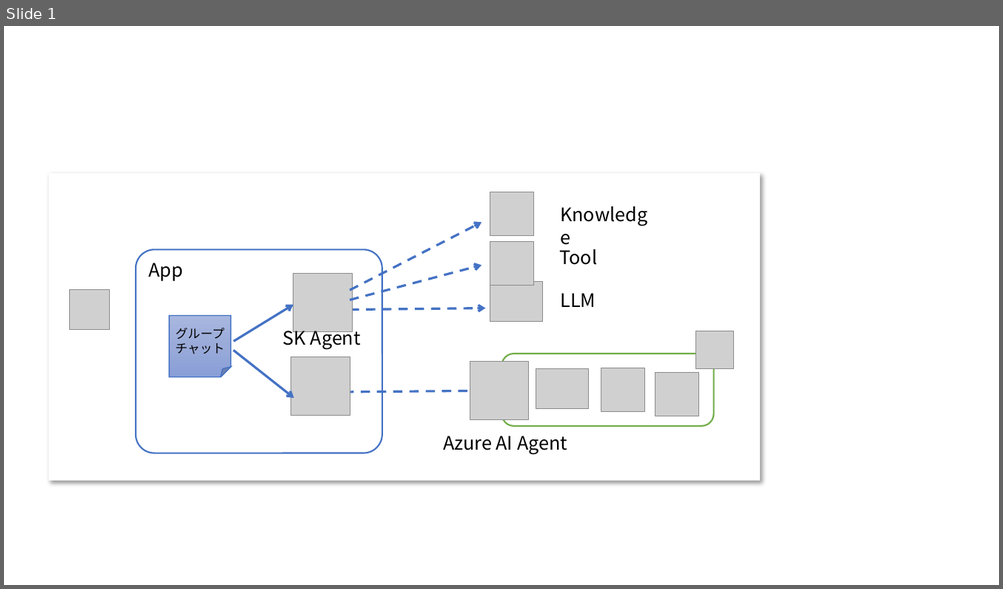
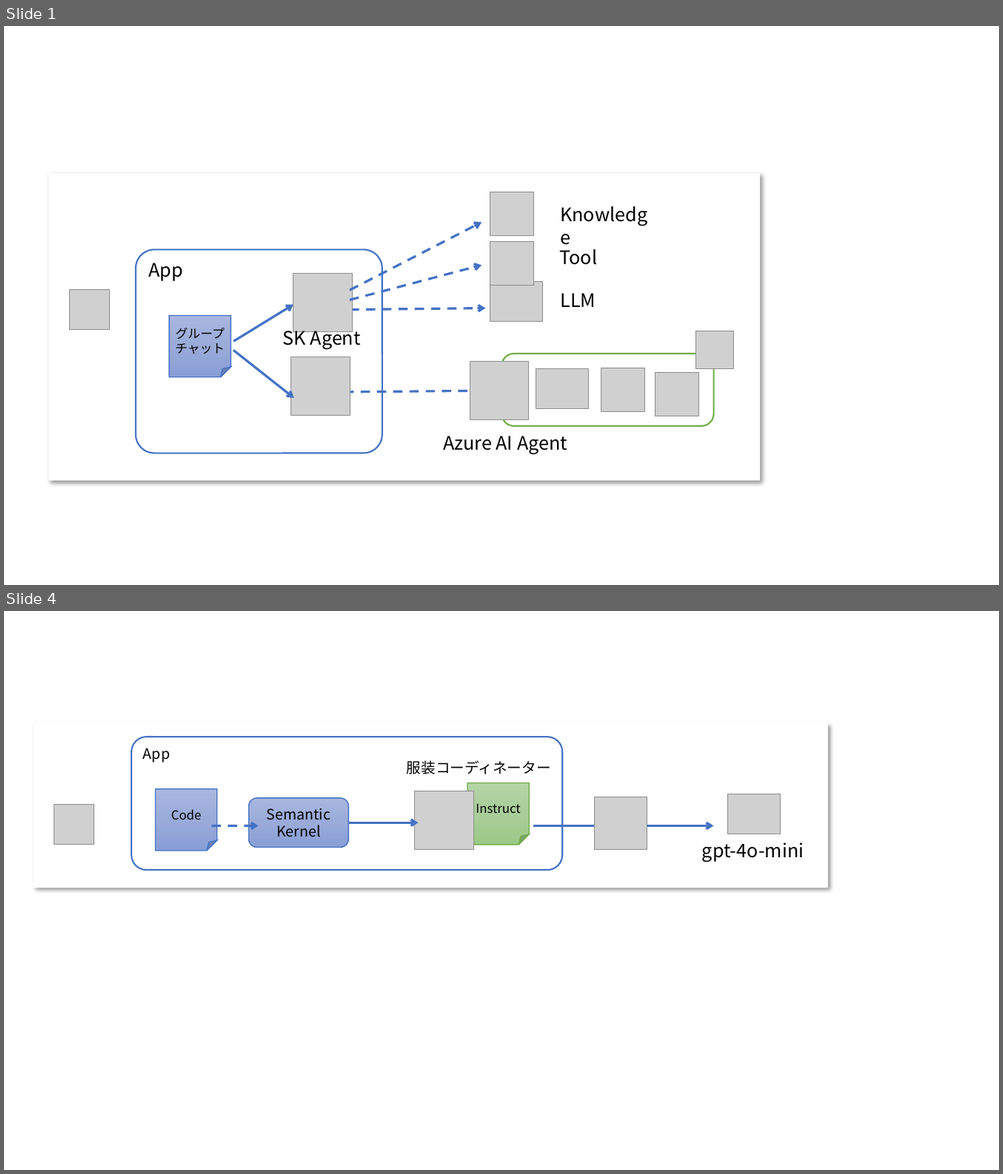
Before and after one commit to ayuina/ainaba-csa-blog, a slide deck: azureaiagent-with-semantickernel/images/figures.pptx. Shown one above the other, each under a label of ours: slide 1 before the commit, slides 1 and 4 after it; the slides between them are not shown. The pictures are 1003x589 and 1003x1174 pixels, drawn with LibreOffice and Linux fonts; fonts in the diff are those of the drawing; grey boxes stand for pictures. Boxes give left, top, right and bottom in pixels: in the first picture for what was removed or moved away, otherwise in the second. Text is boxed around its words. In the diff, an @@ line names an element or a change of style, - is before the commit and + after.

```diff
--- a/azureaiagent-with-semantickernel/images/figures.pptx
+++ b/azureaiagent-with-semantickernel/images/figures.pptx
@@ slide 4 added at [4, 611, 999, 1170], background #FFFFFF @@
@@ rectangle added at [33, 723, 828, 889], fill #FFFFFF @@
@@ rounded rectangle added at [131, 737, 562, 871], outline #4472C4 1.5 pt, 14 pt, text #000000 @@
+App
@@ text added at [407, 760, 551, 775], 14 pt, text #000000 @@
+服装コーディネーター
@@ folded corner added at [467, 783, 529, 846], fill gradient #B5D5A7 to #AACE9A to #9CC987, outline #70AD47 1 pt, 12 pt, text #000000 @@
+Instruct
@@ picture added at [54, 805, 94, 846] @@
@@ folded corner added at [156, 789, 217, 851], fill gradient #A8B7DF to #9AABD9 to #889ED7, outline #4472C4 1 pt, 12 pt, text #000000 @@
+Code
@@ rounded rectangle added at [249, 798, 349, 848], fill gradient #A8B7DF to #9AABD9 to #889ED7, outline #4472C4 1 pt, 14 pt, text #000000 @@
+Semantic
+Kernel
@@ picture added at [415, 792, 473, 851] @@
@@ picture added at [595, 797, 647, 851] @@
@@ picture added at [728, 794, 781, 834] @@
@@ arrow added from (211, 826) to (259, 826), #4472C4 2.25 pt dashed @@
@@ arrow added from (349, 823) to (418, 823), #4472C4 2.25 pt @@
@@ arrow added from (533, 826) to (714, 826), #4472C4 2.25 pt @@
@@ text added at [702, 843, 804, 863], 18 pt, text #000000 @@
+gpt-4o-mini
```
Also in this commit, not shown: 3 other slides added, 7 other files.
